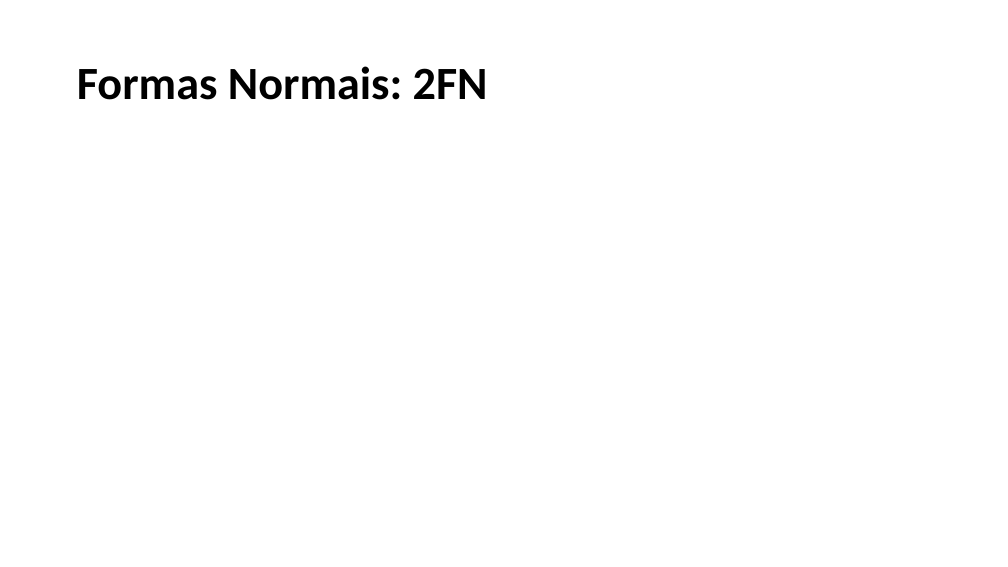
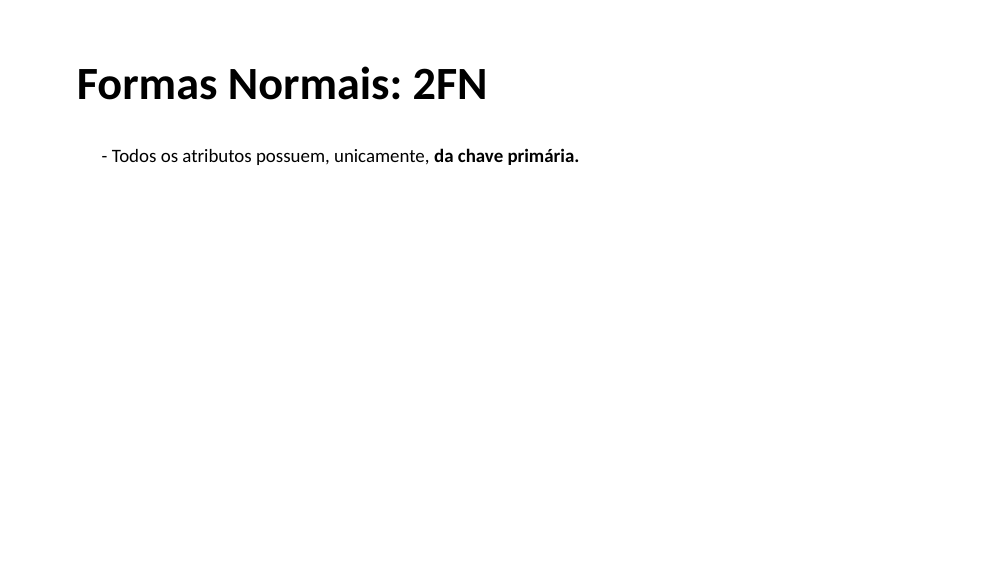
Before and after one commit to GabrielVictorino8266/projeto-integrador-grupo06, a slide deck: slide 6 of sprint5/banco de dados/Sprint05.pptx. Drawn at 1008x567 pixels with LibreOffice and Linux fonts; fonts in the diff are those of the drawing. Boxes give left, top, right and bottom in pixels: in the first picture for what was removed or moved away, otherwise in the second. Text is boxed around its words. In the diff, an @@ line names an element or a change of style, - is before the commit and + after.

```diff
--- a/sprint5/banco de dados/Sprint05.pptx
+++ b/sprint5/banco de dados/Sprint05.pptx
@@ text added at box(112, 148, 580, 165), 18 pt, text #000000 @@
+- Todos os atributos possuem, unicamente, da chave primária.
```
Also in this commit, not shown: 4 other slides changed, 1 slide added, 1 other file.
